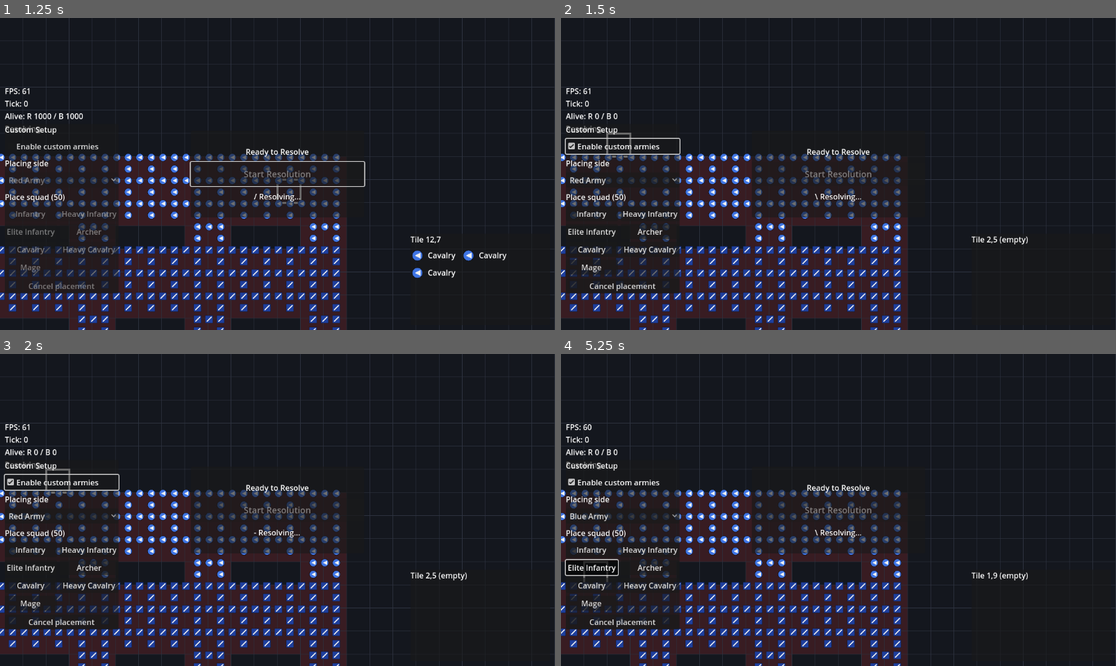
Above: before the commit, frames 1-4 (two rows, left to right).
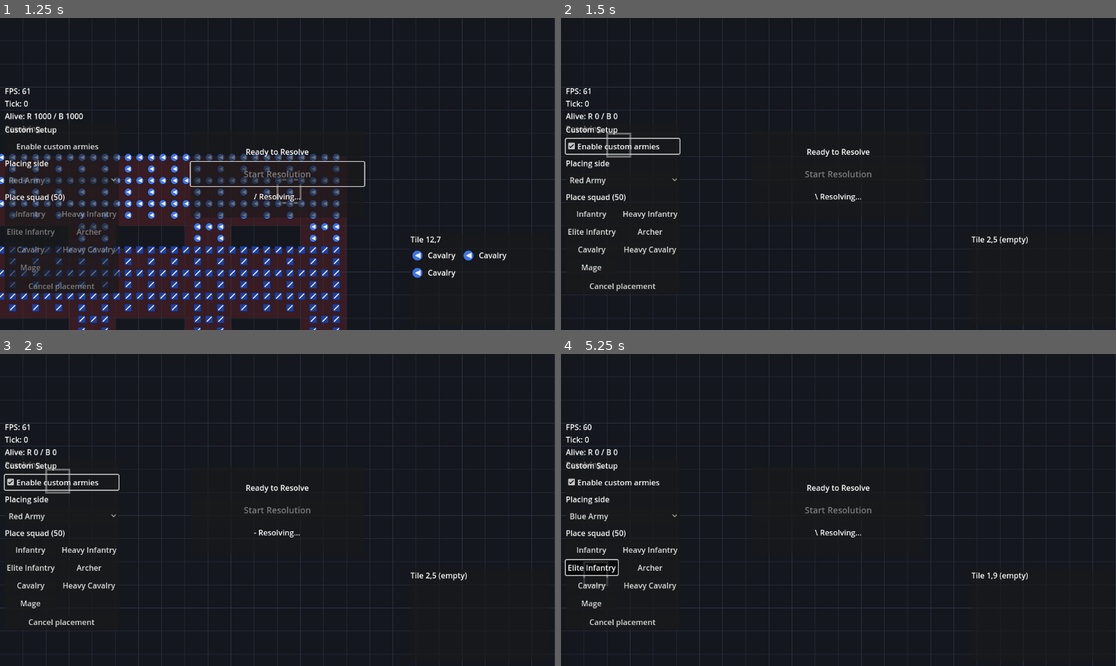
Above: after the commit, the same moments.

Repository: saykrikan-krap/battle-prototype-scale-test-godot
Game: Godot game, scene res://scenes/Main.tscn
Same seed, same stepped clock (60 frames per second), same inputs: the game is played once before the commit and once after it.
Inputs:
- Up to frame 1 (1.25 s): click "Start Resolution" at 0.5 s
- Up to frame 2 (1.5 s): click "Enable custom armies" at 1.25 s
- Up to frame 3 (2 s): no input
- Up to frame 4 (5.25 s): click "Red Army" at 2 s; click "Infantry" at 2.75 s; click "Blue Army" at 3.5 s; click "Heavy Infantry" at 4.25 s; click "Elite Infantry" at 5 s

Frame 1 is identical in both runs. In frame 2, 19% of the frame differs, in the area x 0-63%, y 43-100%; in frame 3, 19%; in frame 4, 19%.

Commit message:
Clear meshes when preview has no units

Diff:
--- a/replayer/battle_view.gd
+++ b/replayer/battle_view.gd
@@ -170,6 +170,9 @@
 		return
 	setup(replayer.grid_width, replayer.grid_height)
 	if replayer.unit_alive.size() == 0:
+		_clear_unit_meshes()
+		_clear_projectile_meshes()
+		_clear_tile_overlay()
 		return
 
 	_update_tile_overlay(replayer)
@@ -233,6 +236,26 @@
 	instance.texture = texture
 	instance.modulate = color
 	return instance
+
+func _clear_unit_meshes() -> void:
+	_ensure_meshes()
+	for mesh in _unit_meshes:
+		mesh.multimesh.instance_count = 0
+
+func _clear_projectile_meshes() -> void:
+	_ensure_meshes()
+	for mesh in _projectile_meshes:
+		mesh.multimesh.instance_count = 0
+
+func _clear_tile_overlay() -> void:
+	if grid_width <= 0 or grid_height <= 0:
+		return
+	var tile_count = grid_width * grid_height
+	if _tile_side.size() != tile_count:
+		_tile_side.resize(tile_count)
+	for i in range(tile_count):
+		_tile_side[i] = -1
+	queue_redraw()
 
 func _update_unit_meshes(replayer) -> void:
 	var unit_count = replayer.unit_alive.size()
